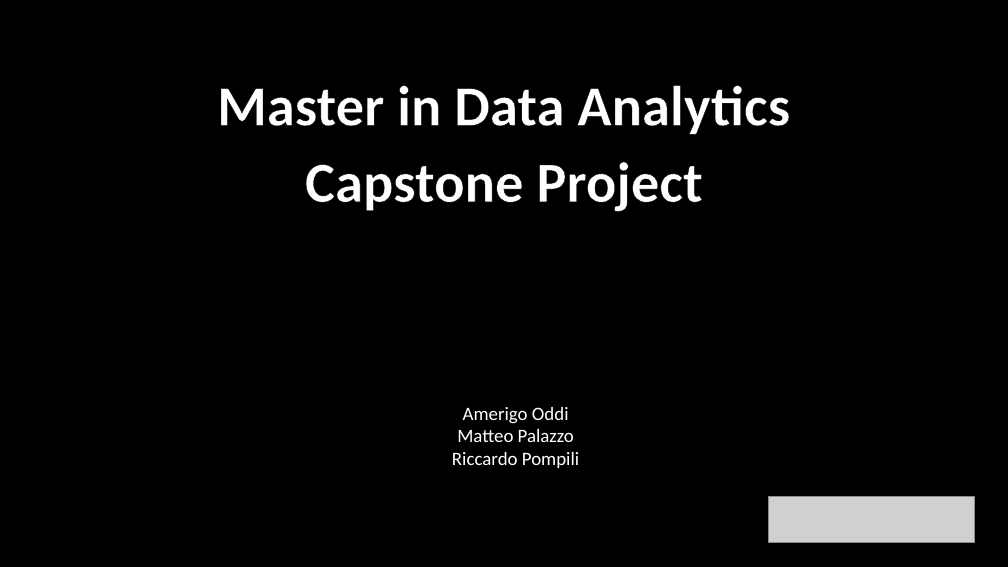
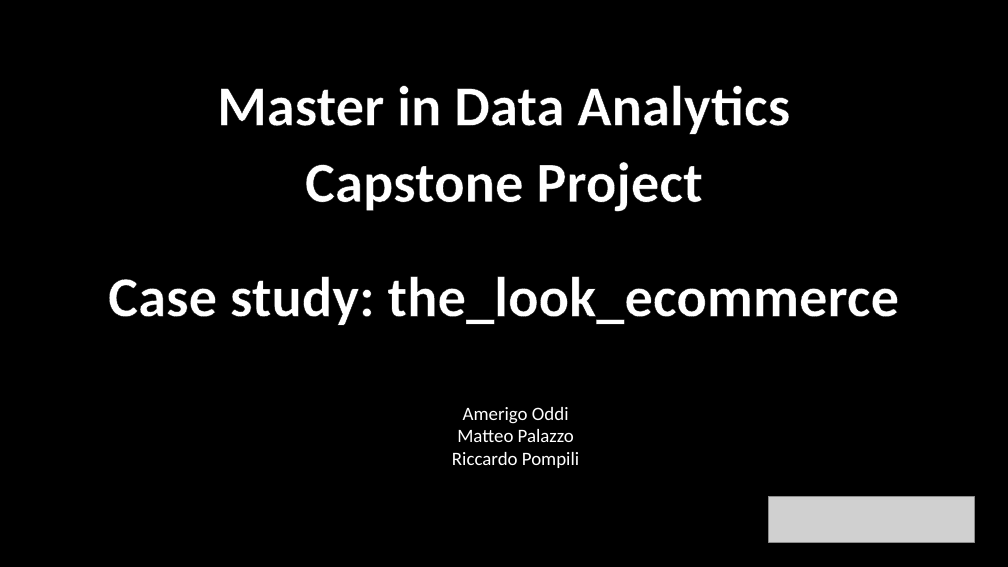
Before and after one commit to AmerigoOddi/progetto_boolean, a slide deck: slide 1 of presentazione.pptx. Drawn at 1008x567 pixels with LibreOffice and Linux fonts; fonts in the diff are those of the drawing; grey boxes stand for pictures; background and template pictures are left out. Boxes give left, top, right and bottom in pixels: in the first picture for what was removed or moved away, otherwise in the second. Text is boxed around its words. In the diff, an @@ line names an element or a change of style, - is before the commit and + after.

Commit message:
update powerpoint

```diff
--- a/presentazione.pptx
+++ b/presentazione.pptx
@@ text added at [108, 276, 899, 325], 54 pt, text #FFFFFF, bold @@
+Case study: the_look_ecommerce
```
Also in this commit, not shown: 3 slides added, 3 slides removed.
